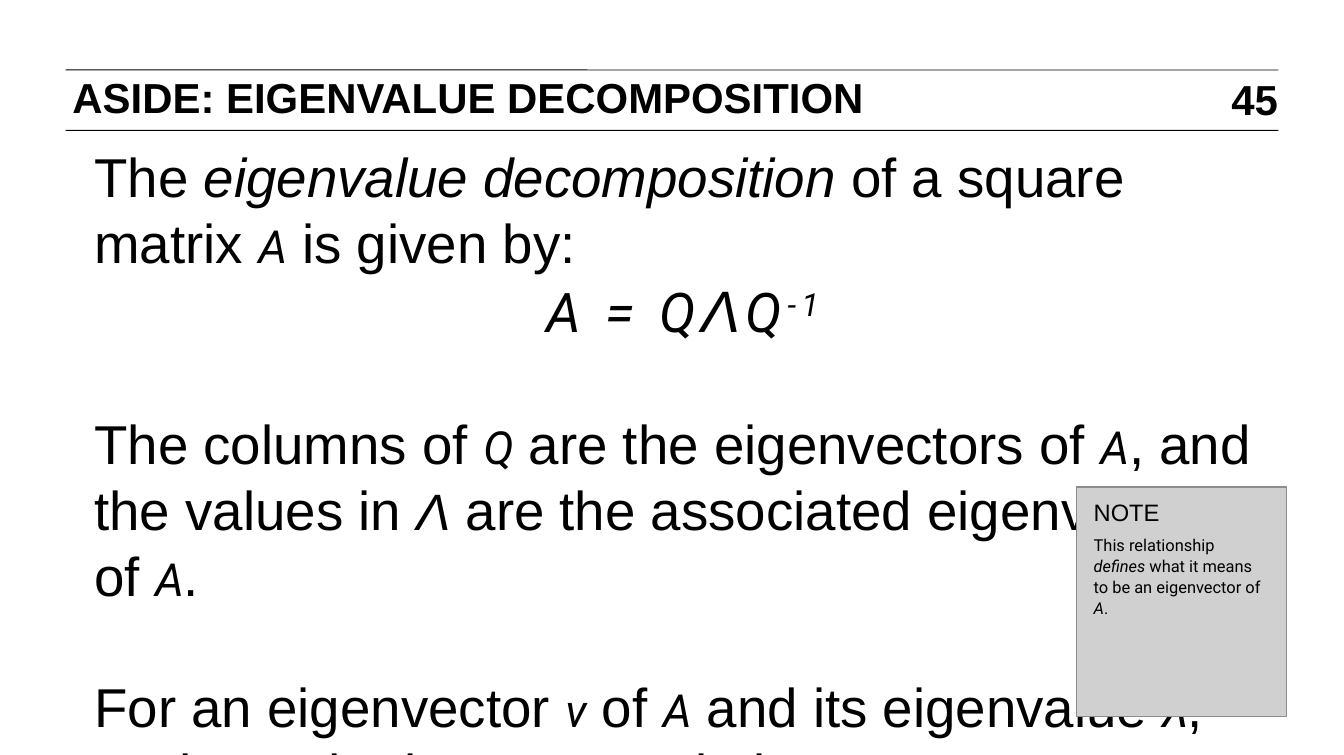
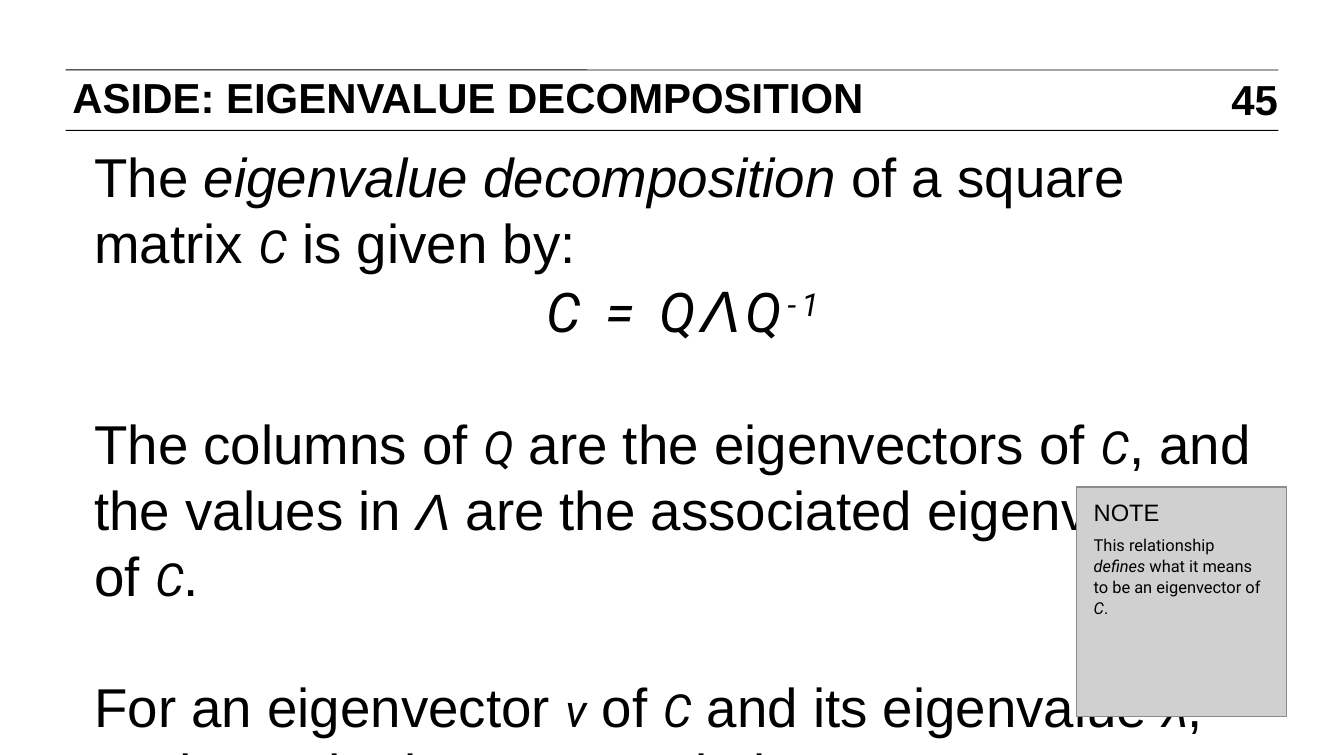
Before and after one commit to ajschumacher/gadsdc, a slide deck: slide 45 of 18-dim_reduc/slides.pptx. Drawn at 1344x755 pixels with LibreOffice and Linux fonts; fonts in the diff are those of the drawing; grey boxes stand for pictures. Boxes give left, top, right and bottom in pixels: in the first picture for what was removed or moved away, otherwise in the second. Text is boxed around its words. In the diff, an @@ line names an element or a change of style, - is before the commit and + after.

```diff
--- a/18-dim_reduc/slides.pptx
+++ b/18-dim_reduc/slides.pptx
@@ text at (x1=94, y1=157, x2=1250, y2=737): text changed @@
-The eigenvalue decomposition of a square matrix A is given by:
-A = QΛQ-1
-The columns of Q are the eigenvectors of A, and the values in Λ are the associated eigenvalues of A.
-For an eigenvector v of A and its eigenvalue λ, we have the important relation:
-Av = λv
+The eigenvalue decomposition of a square matrix C is given by:
+C = QΛQ-1
+The columns of Q are the eigenvectors of C, and the values in Λ are the associated eigenvalues of C.
+For an eigenvector v of C and its eigenvalue λ, we have the important relation:
+Cv = λv
@@ text at (x1=1094, y1=538, x2=1260, y2=614): text changed @@
-This relationship defines what it means to be an eigenvector of A.
+This relationship defines what it means to be an eigenvector of C.
```
Also in this commit, not shown: 23 other slides changed, 1 other file.
